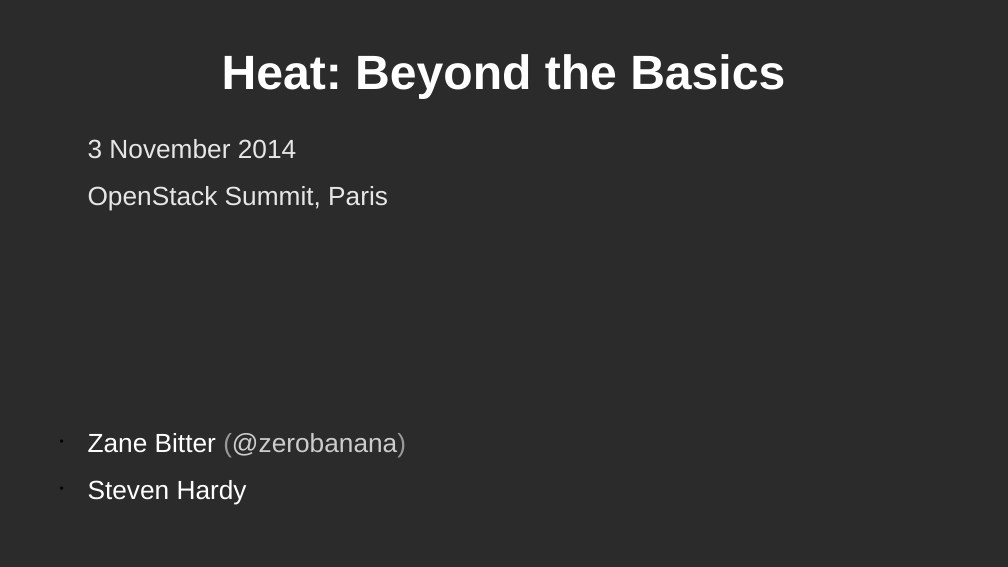
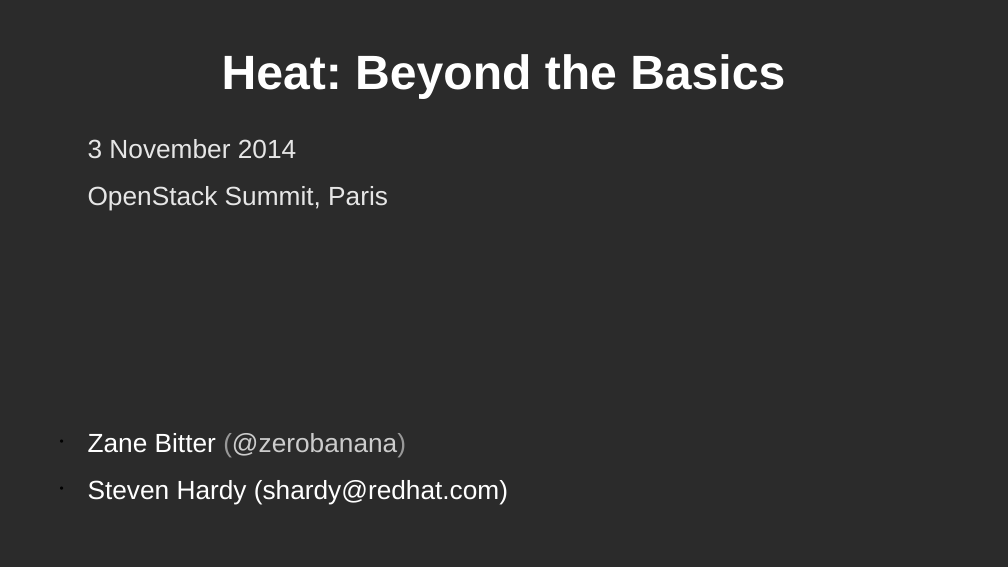
Before and after one commit to zaneb/presentations, a slide deck: slide 1 of Heat_Beyond_Basics.odp. Drawn at 1008x567 pixels with LibreOffice and Linux fonts; fonts in the diff are those of the drawing; background and template pictures are left out; a plain dark background stands for a picture behind light text. Boxes give left, top, right and bottom in pixels: in the first picture for what was removed or moved away, otherwise in the second. Text is boxed around its words. In the diff, an @@ line names an element or a change of style, - is before the commit and + after.

```diff
--- a/Heat_Beyond_Basics.odp
+++ b/Heat_Beyond_Basics.odp
@@ text at (88,480,508,504): text changed @@
-• Steven Hardy
+• Steven Hardy (shardy@redhat.com)
```
Also in this commit, not shown: 7 slides added, 1 other file.
